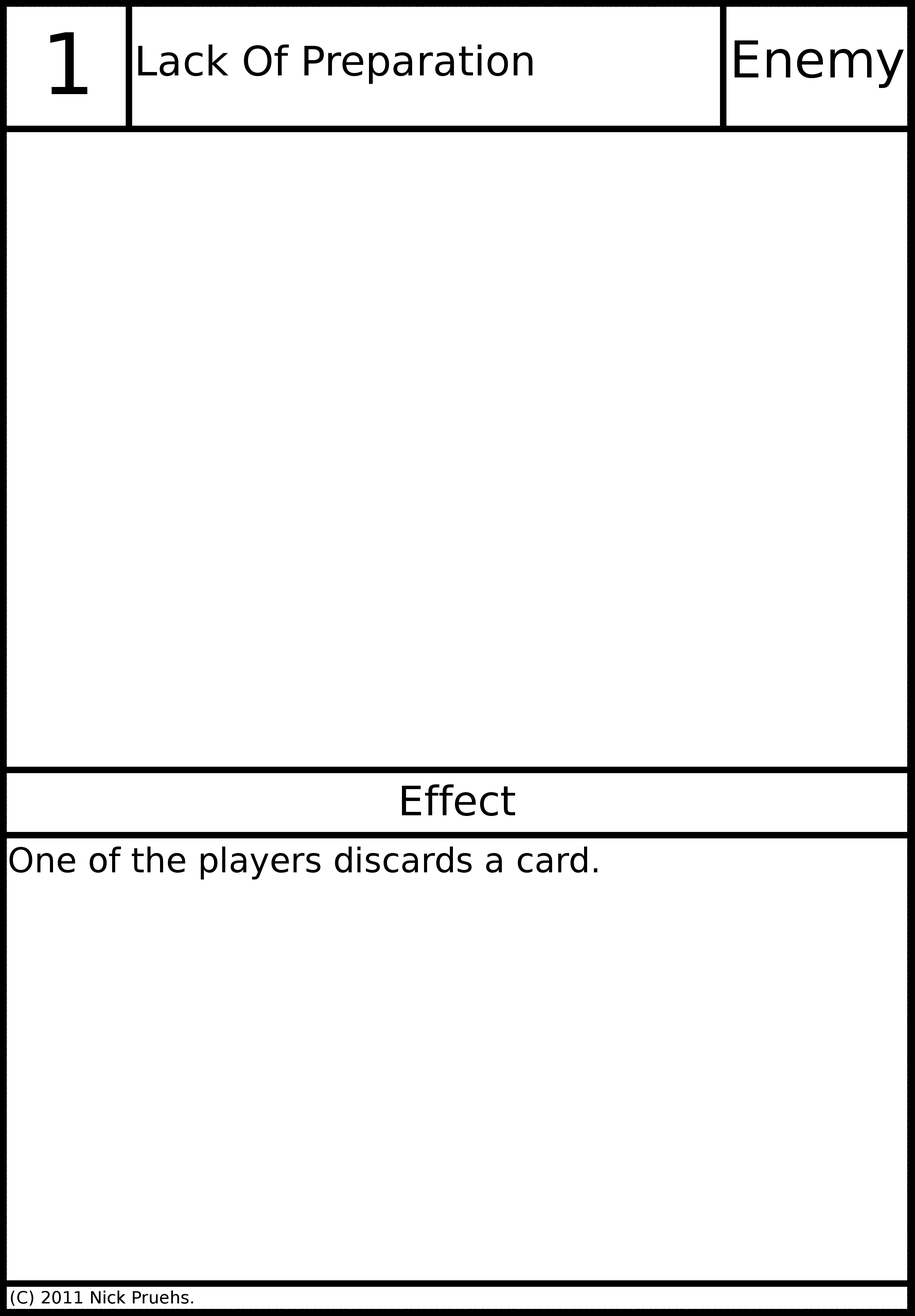
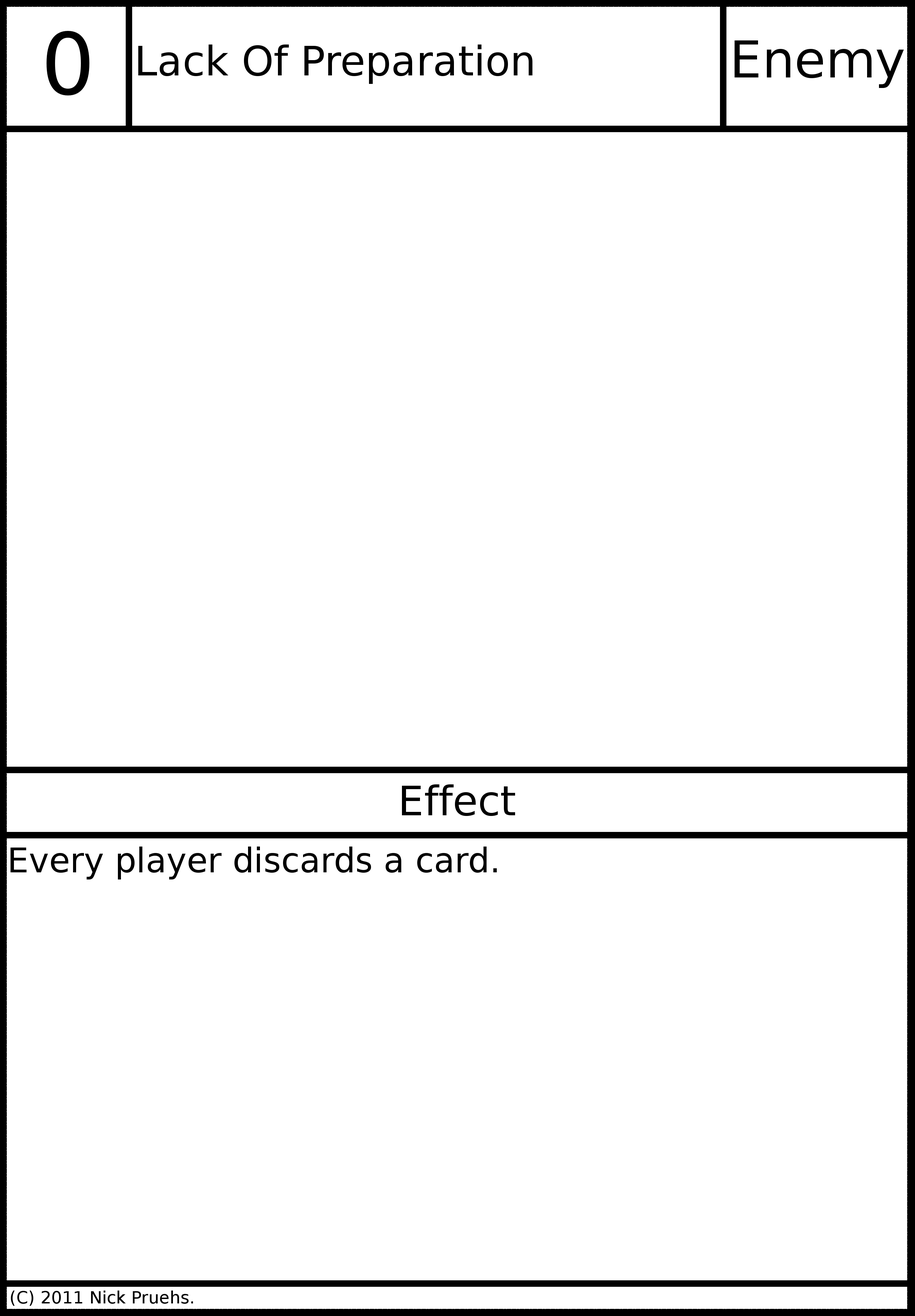
Comparing the layer stacks of the two 915 x 1316 images. Changes:
painted on "Card Text" over [9,846,598,880]
painted on "Threat" over [46,30,90,96]
